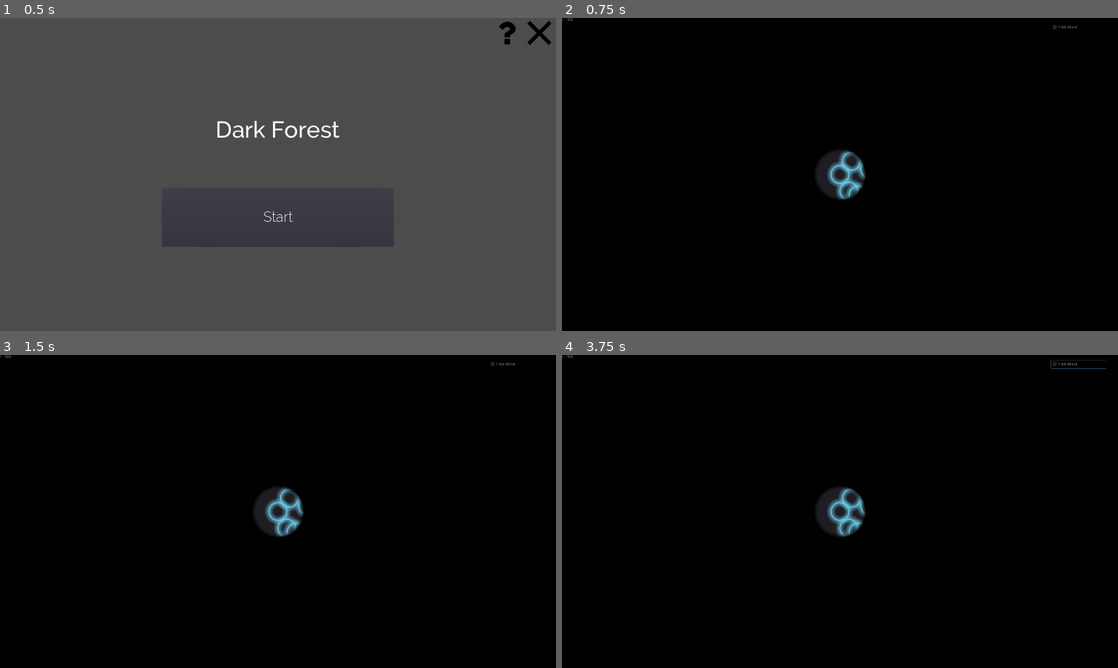
Above: before the commit, frames 1-4 (two rows, left to right).
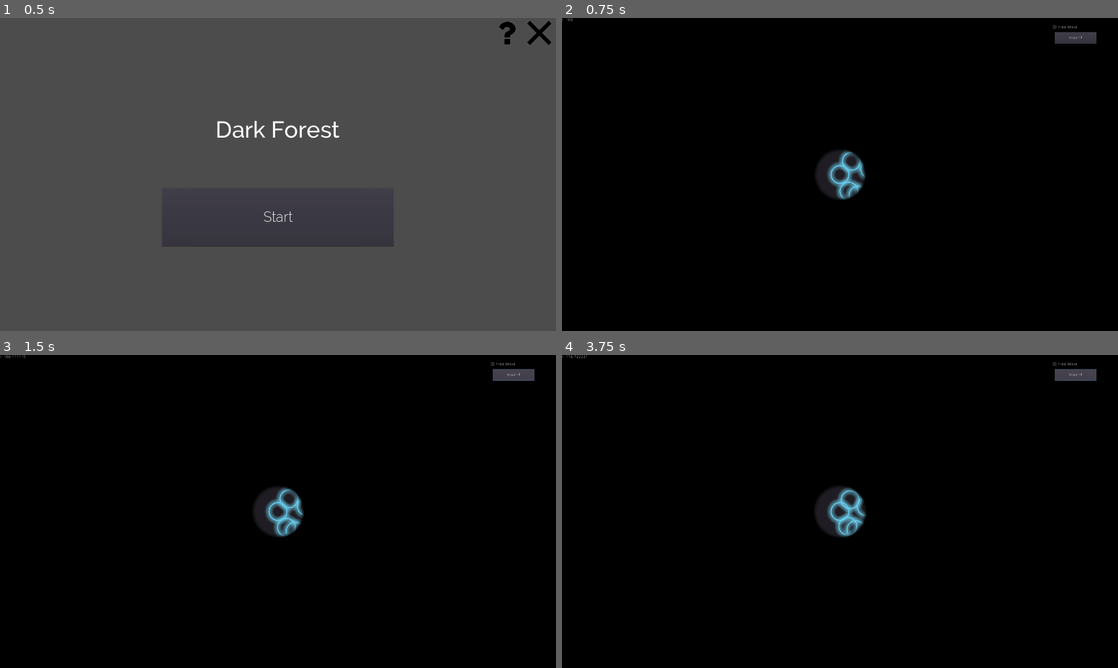
Above: after the commit, the same moments.

Repository: WeLoveGodot/GameOff2019
Game: Godot game, scene res://scene/Menu.tscn
Same seed, same stepped clock (60 frames per second), same inputs: the game is played once before the commit and once after it.
Inputs (mouse positions are in pixels of both pictures, inside the frame that each line leads up to):
- Up to frame 1 (0.5 s): no input
- Up to frame 2 (0.75 s): click "Start" at 0.5 s
- Up to frame 3 (1.5 s): click (511, 373) at 1.25 s, where only the run after the commit has a clickable "expand"
- Up to frame 4 (3.75 s): click "Free Move" at 2 s; click "Free Move" at 2.75 s; click (1073, 373) at 3.5 s, where only the run after the commit has a clickable "expand"

Frame 1 is identical in both runs. In frame 2, 0.3% of the frame differs, in the area x 88-97%, y 4-9%; in frame 3, 0.5%; in frame 4, 0.8%, in the area x 1-98%, y 0-59%.

Commit message:
feat(skill): add debug expand button, test skill basic logit
喜大普奔，它工作了！

Diff:
--- a/Global.gd
+++ b/Global.gd
@@ -40,19 +40,19 @@
   return planet.position.x
 
 func explore_cost(planet):
-  pass
+	return 0
 
 func expand_cost(planet):
-  pass
+	return 0
 
 func attack_cost(planet):
-  pass
+	return 0
 
 func explore_distance(planet):
   return planet.field_radius * 2
 
 func attack_distance(planet):
-  pass
+	return 0
 
 ## effect
 
--- a/scene/DebugUI.gd
+++ b/scene/DebugUI.gd
@@ -27,3 +27,7 @@
 
 func _on_CheckBox_toggled(button_pressed):
 	emit_signal("debug_camera", button_pressed)
+
+
+func _on_ExpdButton_pressed():
+	game.get_node("Skill").use_skill(game.me, Global.ESkill.EXPD, null)
--- a/scene/Game.gd
+++ b/scene/Game.gd
@@ -42,8 +42,9 @@
         $Planets.new_planet(coor)
 
 func add_me():
-	me = $Planets.new_planet(Vector2(0, 0))
-	print("got me", me.position, me.field_radius)
+  me = $Planets.new_planet(Vector2(0, 0))
+  me.is_me = true
+  print("got me", me.position, me.field_radius)
 
 
 # Called every frame. 'delta' is the elapsed time since the previous frame.
@@ -53,12 +54,12 @@
   draw_holes()
 
 func draw_holes():
-	collect_holes()
-	$Holes.draw_holes()
+  collect_holes()
+  $Holes.draw_holes()
 
 func collect_holes():
-	$Holes.clear_holes()
-	$Holes.add_hole(me.field_radius, me.get_coor())
+  $Holes.clear_holes()
+  $Holes.add_hole(me.field_radius, me.get_coor())
 
 func update_camera_zoom():
   var half_height = Global.EXRA_CAMERA_HEIGHT + Global.explore_distance(me)
--- a/scene/Game.tscn
+++ b/scene/Game.tscn
@@ -54,7 +54,6 @@
 [node name="Tween" type="Tween" parent="."]
 
 [node name="DebugUI" type="CanvasLayer" parent="."]
-editor/display_folded = true
 
 [node name="DebugMenu" type="Control" parent="DebugUI"]
 margin_right = 1916.0
@@ -71,6 +70,14 @@
 [node name="r" type="Label" parent="DebugUI/DebugMenu"]
 margin_right = 235.0
 margin_bottom = 32.0
+
+[node name="ExpdButton" type="Button" parent="DebugUI/DebugMenu"]
+margin_left = 1701.06
+margin_top = 49.4738
+margin_right = 1846.06
+margin_bottom = 88.4738
+text = "expand"
 [connection signal="debug_camera" from="DebugUI/DebugMenu" to="." method="_on_DebugMenu_debug_camera"]
 [connection signal="new_camera_scale" from="DebugUI/DebugMenu" to="." method="_on_DebugMenu_new_camera_scale"]
 [connection signal="toggled" from="DebugUI/DebugMenu/CheckBox" to="DebugUI/DebugMenu" method="_on_CheckBox_toggled"]
+[connection signal="pressed" from="DebugUI/DebugMenu/ExpdButton" to="DebugUI/DebugMenu" method="_on_ExpdButton_pressed"]
